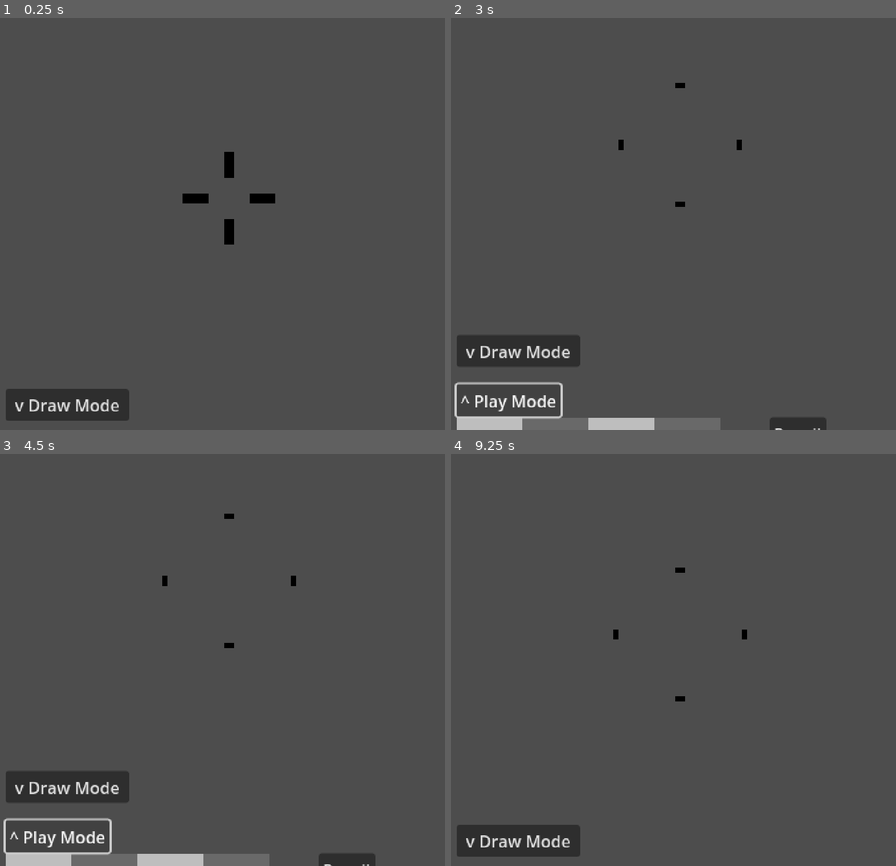
Above: before the commit, frames 1-4 (two rows, left to right).
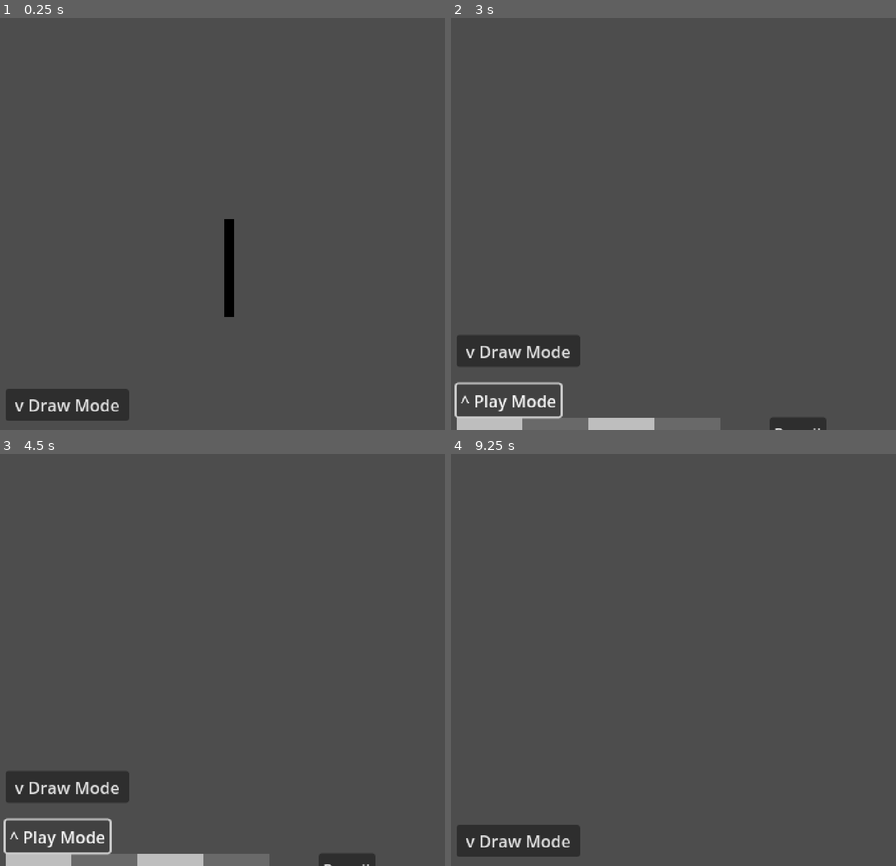
Above: after the commit, the same moments.

Repository: kennethbchen/Fireworkshop-Game
Game: Godot game, scene res://main.tscn
The game is run twice, just before and just after one commit, with the same random seed, the same clock (stepped at 60 frames per second) and the same inputs. The engine's default icon, where the game draws it, is replaced by a stand-in: a white triangle on a blue panel in a dark square.
Inputs:
- Up to frame 1 (0.25 s): no input
- Up to frame 2 (3 s): click "v Draw Mode" at 0.5 s; click "Add New Frame" at 1.25 s; click "Add New Frame" at 2 s; click "^ Play Mode" at 2.75 s
- Up to frame 3 (4.5 s): click "v Draw Mode" at 3.5 s; click "^ Play Mode" at 4.25 s
- Up to frame 4 (9.25 s): click "v Draw Mode" at 5 s; click "Pencil" at 5.75 s; click "Pencil" at 6.5 s; click "Pencil" at 7.25 s; click "Add New Frame" at 8 s; click "^ Play Mode" at 8.75 s

The runs differ from the first frame. In frame 1, 0.8% of the frame differs, in the area x 41-62%, y 32-73%; in frame 2, 0.1%; in frame 3, 0.1%; in frame 4, 0.1%.

Commit message:
Started implementing fireworks

Diff:
--- a/animations/firework_rocket_1.tres
+++ b/animations/firework_rocket_1.tres
@@ -60,7 +60,7 @@
 "duration": 1.0,
 "texture": ExtResource("14_2eipo")
 }],
-"loop": true,
+"loop": false,
 "name": &"default",
 "speed": 10.0
 }]
--- a/animations/sample_firework.tres
+++ b/animations/sample_explosion.tres
@@ -52,7 +52,7 @@
 "duration": 1.0,
 "texture": ExtResource("12_1rg8g")
 }],
-"loop": true,
+"loop": false,
 "name": &"default",
 "speed": 10.0
 }]
--- a/main.tscn
+++ b/main.tscn
@@ -1,9 +1,8 @@
-[gd_scene load_steps=17 format=3 uid="uid://i7vtjolmol5c"]
+[gd_scene load_steps=18 format=3 uid="uid://i7vtjolmol5c"]
 
 [ext_resource type="Script" path="res://scripts/player_data.gd" id="1_2o573"]
 [ext_resource type="Script" path="res://scripts/camera.gd" id="1_5hvaw"]
 [ext_resource type="Script" path="res://scripts/debug_commands.gd" id="1_255dg"]
-[ext_resource type="Texture2D" uid="uid://ct8wdx0sna33v" path="res://icon.svg" id="1_mjnsk"]
 [ext_resource type="Script" path="res://scripts/global_tool_settings.gd" id="1_om5vq"]
 [ext_resource type="Script" path="res://scripts/player_controls.gd" id="2_3u3oc"]
 [ext_resource type="Script" path="res://scripts/drawing_area.gd" id="3_c1rli"]
@@ -13,7 +12,9 @@
 [ext_resource type="Script" path="res://scripts/firework_controller.gd" id="6_11r1j"]
 [ext_resource type="Script" path="res://scripts/swatch_picker.gd" id="6_f3tm5"]
 [ext_resource type="Script" path="res://scripts/flipbook_navigator.gd" id="9_2c0ij"]
-[ext_resource type="SpriteFrames" uid="uid://c6amhny3q5yl7" path="res://animations/sample_firework.tres" id="12_wq1f7"]
+[ext_resource type="SpriteFrames" uid="uid://4gq64comsfex" path="res://animations/firework_rocket_1.tres" id="10_3sbcr"]
+[ext_resource type="Script" path="res://scripts/firework.gd" id="11_yy2f1"]
+[ext_resource type="SpriteFrames" uid="uid://c6amhny3q5yl7" path="res://animations/sample_explosion.tres" id="12_wq1f7"]
 
 [sub_resource type="StyleBoxFlat" id="StyleBoxFlat_tom0t"]
 bg_color = Color(1, 1, 1, 0)
@@ -212,17 +213,20 @@
 size = Vector2i(90, 70)
 render_target_update_mode = 4
 
-[node name="Sprite2D" type="Sprite2D" parent="PlayModeUI/SubViewportContainer/SubViewport"]
-position = Vector2(224, -248)
-scale = Vector2(1, 1)
-texture = ExtResource("1_mjnsk")
-
-[node name="AnimatedSprite2D" type="AnimatedSprite2D" parent="PlayModeUI/SubViewportContainer/SubViewport"]
-sprite_frames = ExtResource("12_wq1f7")
-autoplay = "default"
-
 [node name="FireworkController" type="Node2D" parent="PlayModeUI/SubViewportContainer/SubViewport"]
+position = Vector2(0, 32)
 script = ExtResource("6_11r1j")
+rocket_animations = Array[SpriteFrames]([ExtResource("10_3sbcr")])
+explosion_animations = Array[SpriteFrames]([ExtResource("12_wq1f7")])
+
+[node name="Firework" type="Node2D" parent="PlayModeUI/SubViewportContainer/SubViewport/FireworkController"]
+script = ExtResource("11_yy2f1")
+rocket_animation = ExtResource("10_3sbcr")
+explosion_animation = ExtResource("12_wq1f7")
+
+[node name="RocketSprite" type="AnimatedSprite2D" parent="PlayModeUI/SubViewportContainer/SubViewport/FireworkController/Firework"]
+
+[node name="ExplosionSprite" type="AnimatedSprite2D" parent="PlayModeUI/SubViewportContainer/SubViewport/FireworkController/Firework"]
 
 [node name="Camera2D" type="Camera2D" parent="PlayModeUI/SubViewportContainer/SubViewport"]
 
--- /dev/null
+++ b/scripts/firework.gd
@@ -0,0 +1,40 @@
+extends Node2D
+
+@export var rocket_animation: SpriteFrames
+@export var explosion_animation: SpriteFrames
+
+@onready var rocket_sprite: AnimatedSprite2D = $RocketSprite
+@onready var explosion_sprite: AnimatedSprite2D = $ExplosionSprite
+
+# Called when the node enters the scene tree for the first time.
+func _ready():
+	init(rocket_animation, explosion_animation)
+
+func init(rocket_animation: SpriteFrames, explosion_animation: SpriteFrames):
+
+	rocket_sprite.sprite_frames = rocket_animation
+	rocket_sprite.offset.y = -rocket_animation.get_frame_texture("default", 0).get_size().y / 2
+	rocket_sprite.play()
+
+	explosion_sprite.sprite_frames = explosion_animation
+	explosion_sprite.offset.y = -rocket_animation.get_frame_texture("default", 0).get_size().y
+	explosion_sprite.hide()
+
+	rocket_sprite.animation_finished.connect(func():
+
+		rocket_sprite.queue_free()
+		explosion_sprite.show()
+		explosion_sprite.play()
+
+		explosion_sprite.animation_finished.connect(func():
+			explosion_sprite.queue_free()
+
+			)
+
+		)
+
+
+
+# Called every frame. 'delta' is the elapsed time since the previous frame.
+func _process(delta):
+	pass
--- a/scripts/firework_controller.gd
+++ b/scripts/firework_controller.gd
@@ -1,5 +1,8 @@
 extends Node2D
 
+@export var rocket_animations: Array[SpriteFrames]
+
+@export var explosion_animations: Array[SpriteFrames]
 
 # Called when the node enters the scene tree for the first time.
 func _ready():
